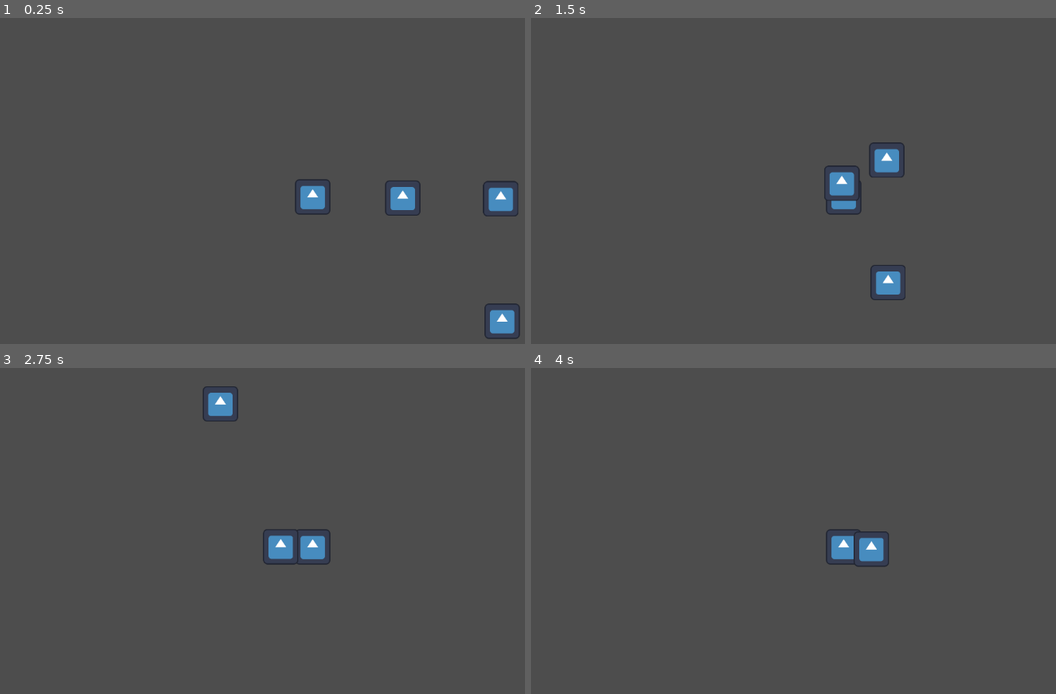
Above: before the commit, frames 1-4 (two rows, left to right).
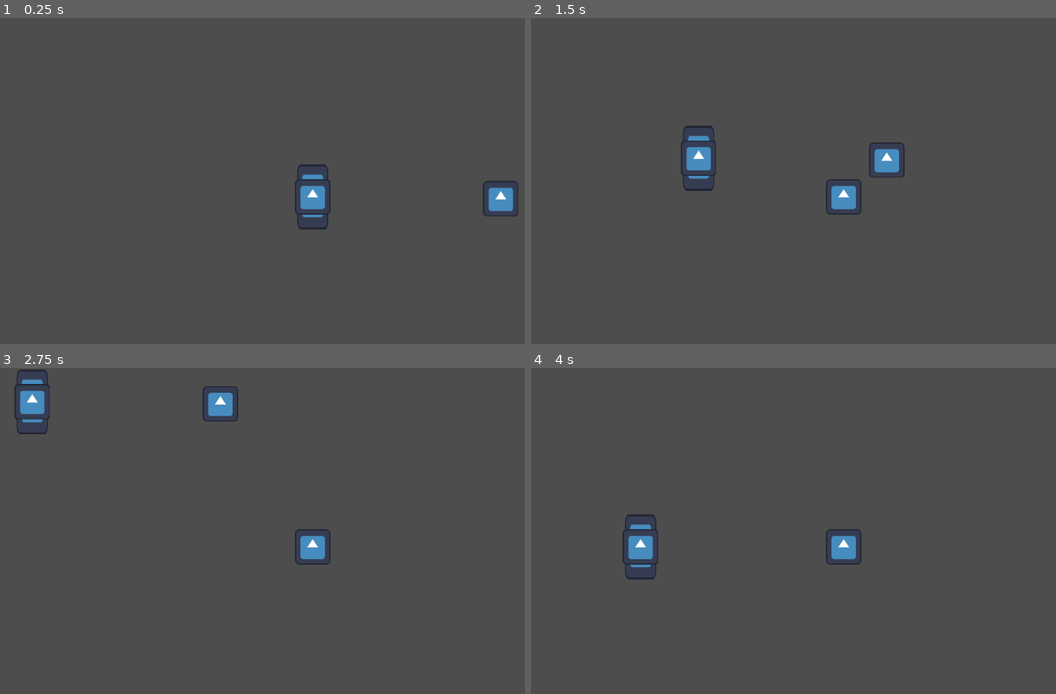
Above: after the commit, the same moments.

Repository: Routund/Mount_Belforte
Game: Godot game, scene res://Scenes/Overworld.tscn
Two runs of this game, one before a commit and one after it. Both use one fixed random seed, a clock stepped at 60 frames per second and the inputs below. The engine's default icon, where the game draws it, is replaced by a stand-in: a white triangle on a blue panel in a dark square.
Inputs:
- Up to frame 1 (0.25 s): no input
- Up to frame 2 (1.5 s): hold D (right) 0.53-1.28 s; hold S (down) from 1.28 s (still down)
- Up to frame 3 (2.75 s): release S (down) at 2.03 s; hold D (right) from 2.03 s (still down)
- Up to frame 4 (4 s): release D (right) at 2.78 s; hold W (up) 2.78-3.53 s; hold A (left) from 3.53 s (still down)

The runs differ from the first frame. In frame 1, 1.1% of the frame differs, in the area x 56-100%, y 44-99%; in frame 2, 1.5%, in the area x 28-72%, y 33-87%; in frame 3, 1.1%; in frame 4, 1.1%.
Error after the commit: Invalid access to property or key 'global_position' on a base object of type 'null instance'. (res://Scripts/CharacterBody2D.gd:25)

Commit message:
Slime spawner begining

Diff:
--- a/Scenes/Overworld.tscn
+++ b/Scenes/Overworld.tscn
@@ -2,7 +2,7 @@
 
 [ext_resource type="PackedScene" uid="uid://bqlroxiiv5reg" path="res://Scenes/player.tscn" id="1_l2n5d"]
 [ext_resource type="PackedScene" uid="uid://y5g78wv73dul" path="res://Scenes/tester_card.tscn" id="2_bjbhx"]
-[ext_resource type="PackedScene" uid="uid://dxw8wvteg4sh4" path="res://Scenes/slime.tscn" id="3_6078i"]
+[ext_resource type="PackedScene" uid="uid://boojurd07rf2h" path="res://Scenes/slime_spawner.tscn" id="3_xn2qj"]
 
 [sub_resource type="NavigationPolygon" id="NavigationPolygon_0qgq4"]
 vertices = PackedVector2Array(2401, 563, -2190, 605, -2179, -1569, 2317, -1588)
@@ -17,12 +17,8 @@
 [node name="card" parent="." instance=ExtResource("2_bjbhx")]
 position = Vector2(681, 7)
 
-[node name="Slime" parent="." instance=ExtResource("3_6078i")]
-position = Vector2(466, 6)
-
 [node name="NavigationRegion2D" type="NavigationRegion2D" parent="."]
 position = Vector2(227, 247)
 navigation_polygon = SubResource("NavigationPolygon_0qgq4")
 
-[node name="card2" parent="." instance=ExtResource("2_bjbhx")]
-position = Vector2(686, 450)
+[node name="Slime spawner" parent="." instance=ExtResource("3_xn2qj")]
--- a/Scenes/pause.tscn
+++ b/Scenes/pause.tscn
@@ -1,13 +1,14 @@
 [gd_scene load_steps=3 format=3 uid="uid://y1go6d8bx2ue"]
 
-[ext_resource type="Script" path="res://Pause.gd" id="1_j0v45"]
+[ext_resource type="Script" path="res://Scripts/Pause.gd" id="1_f7efj"]
 [ext_resource type="PackedScene" uid="uid://lvdpoi2tki" path="res://Scenes/inventory.tscn" id="2_f0ppc"]
 
 [node name="Pause" type="CanvasLayer"]
 process_mode = 3
-script = ExtResource("1_j0v45")
+script = ExtResource("1_f7efj")
 
 [node name="Inventory" parent="." instance=ExtResource("2_f0ppc")]
+visible = false
 
 [node name="Resume" type="Button" parent="."]
 offset_left = 256.0
--- a/Scenes/slime.tscn
+++ b/Scenes/slime.tscn
@@ -1,6 +1,6 @@
 [gd_scene load_steps=5 format=3 uid="uid://dxw8wvteg4sh4"]
 
-[ext_resource type="Script" path="res://CharacterBody2D.gd" id="1_q8wg2"]
+[ext_resource type="Script" path="res://Scripts/CharacterBody2D.gd" id="1_otn18"]
 [ext_resource type="Texture2D" uid="uid://b5ihyqj52x60r" path="res://Sprites/icon.svg" id="2_7ibms"]
 
 [sub_resource type="RectangleShape2D" id="RectangleShape2D_ueafj"]
@@ -10,7 +10,7 @@
 size = Vector2(126, 124)
 
 [node name="Slime" type="CharacterBody2D"]
-script = ExtResource("1_q8wg2")
+script = ExtResource("1_otn18")
 
 [node name="Sprite2D" type="Sprite2D" parent="."]
 texture = ExtResource("2_7ibms")
--- /dev/null
+++ b/Scenes/slime_spawner.tscn
@@ -0,0 +1,13 @@
+[gd_scene load_steps=3 format=3 uid="uid://boojurd07rf2h"]
+
+[ext_resource type="Script" path="res://Scripts/Slime spawner.gd" id="1_vlr0d"]
+[ext_resource type="Texture2D" uid="uid://b5ihyqj52x60r" path="res://Sprites/icon.svg" id="2_j5vyl"]
+
+[node name="Slime spawner" type="Node2D"]
+script = ExtResource("1_vlr0d")
+
+[node name="Sprite2D" type="Sprite2D" parent="."]
+scale = Vector2(0.879999, -1.84)
+texture = ExtResource("2_j5vyl")
+
+[node name="Spawn_point" type="Node2D" parent="."]
--- a/Scripts/CanvasLayer.gd
+++ b/Scripts/CanvasLayer.gd
@@ -66,6 +66,7 @@
 
 
 func _on_go_back_pressed():
+	Global.inventory_open = false
 	hide()
 	$"../Resume".show()
 	$"../Settings".show()
--- a/CharacterBody2D.gd
+++ b/Scripts/CharacterBody2D.gd
@@ -2,9 +2,8 @@
 # Declare member variables here. Examples:
 # var a = 2
 
-var dead = false
 var speed = 600
-@onready var player = get_parent().get_node("Player")
+@onready var player = get_parent().get_node("/root/player")
 
 var movement_speed: float = 400.0
 var _movement_target_position = Vector2.ZERO
@@ -18,21 +17,15 @@
 # Make sure to not await during _ready.
 	call_deferred("actor_setup")
 
-func _process(_delta):
-	if dead == true:
-			queue_free()
-
 func actor_setup():
 	# Wait for the first physics frame so the NavigationServer can sync.
 	await get_tree().physics_frame
 	set_movement_target(_movement_target_position)
-
 func set_movement_target(_movement_target: Vector2):
 	navigation_agent.target_position = player.global_position
 
 func _physics_process(_delta):
-	if dead == false:
-		navigation_agent.target_position = player.global_position
+	navigation_agent.target_position = player.global_position
 	if navigation_agent.is_navigation_finished():
 		return
 	var current_agent_position: Vector2 = global_position
@@ -46,4 +39,8 @@
 
 func _on_area_2d_body_entered(body):
 	if body.name == "Player":
-		print('battle')
+		var rng = RandomNumberGenerator.new()
+		var get_water = rng.randi_range(1,4)
+		if Global.water == false and get_water == 4:
+			Global.water = true
+		queue_free()
--- a/Scripts/Nothing card.gd
+++ b/Scripts/Nothing card.gd
@@ -12,5 +12,5 @@
 		if self.name == "card":
 			Global.poison = true
 		if self.name == "card2":
-			Global.water = true
+			pass
 		queue_free()
--- a/Pause.gd
+++ b/Scripts/Pause.gd
@@ -12,7 +12,7 @@
 		get_tree().paused = true
 		paused = true
 		show()
-	elif Input.is_action_just_pressed("inventory") and paused == true:
+	elif Input.is_action_just_pressed("inventory") and paused == true and Global.inventory_open == false:
 		get_tree().paused = false
 		paused = false
 		hide()
@@ -25,6 +25,7 @@
 
 
 func _on_inventory_pressed():
+	Global.inventory_open = true
 	$Inventory.show()
 	$Resume.hide()
 	$Settings.hide()
--- /dev/null
+++ b/Scripts/Slime spawner.gd
@@ -0,0 +1,14 @@
+extends Node2D
+
+var slime = preload("res://Scenes/slime.tscn")
+# Called when the node enters the scene tree for the first time.
+func _ready():
+	pass # Replace with function body.
+
+
+# Called every frame. 'delta' is the elapsed time since the previous frame.
+func _process(delta):
+	var spawn_slime = slime.instantiate()
+	spawn_slime.position = $".".get_global_position()
+	get_tree().get_root().add_child(spawn_slime)
+	await get_tree().create_timer(5).timeout
--- a/Scripts/global.gd
+++ b/Scripts/global.gd
@@ -8,3 +8,5 @@
 var blockd = true
 var heald = true
 var rund = true
+
+var inventory_open = false
